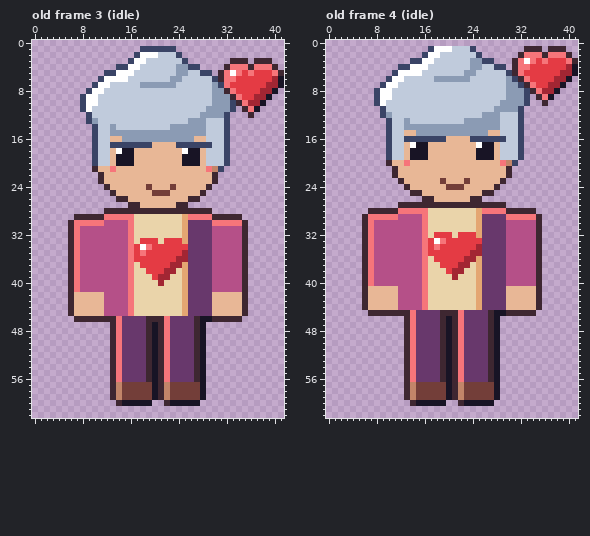
File history of a pixel-art file, art/depths/petting-neighbor@88.aseprite. Above: the version before the commit.
42x63 pixels, 4 frames. Shown: old frame 3 (idle), old frame 4 (idle). The commit also changed other frames, which this record leaves out.
The result:
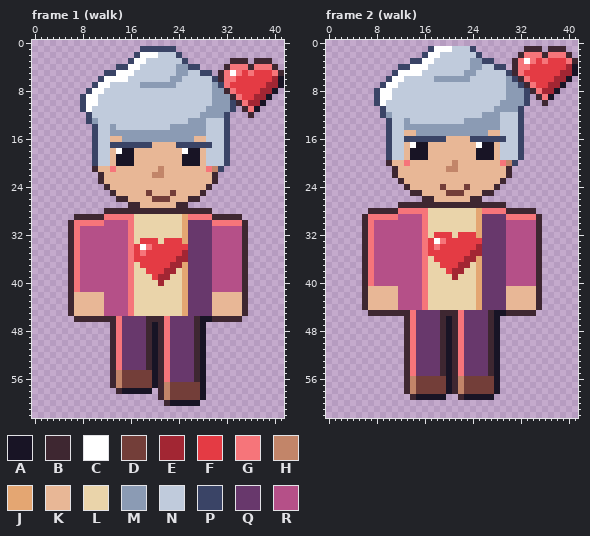
Palette (. is transparent): A #181425  B #3e2731  C #ffffff  D #733e39  E #a22633  F #e43b44  G #f6757a  H #c28569  J #e4a672  K #e8b796  L #ead4aa  M #8b9bb4  N #c0cbdc  P #3a4466  Q #68386c  R #b55088
A new or re-ordered frame is compared with the old frame closest to it.
The exact change:
frames re-ordered
Changed rows in their new state; - is an unchanged pixel.
Frame 1 (walk) against old frame 3 (idle):
first column x 19:
21 --H--
22 -HH--
24 K---K
25 DKKKD
26 -DDD-
first column x 13:
55 -HDDDDD-
56 -HDDDDD-
58 .BAAAAA.
59 ........
60 -......-
Frame 2 (walk) against old frame 4 (idle):
first column x 19:
20 --H--
21 -HH--
23 K---K
24 DKKKD
25 -DDD-
first column x 13:
56 -HDDDDD--HDDDDD-
59 .BAAAAA..BAAAAA.
60 -......--......-
